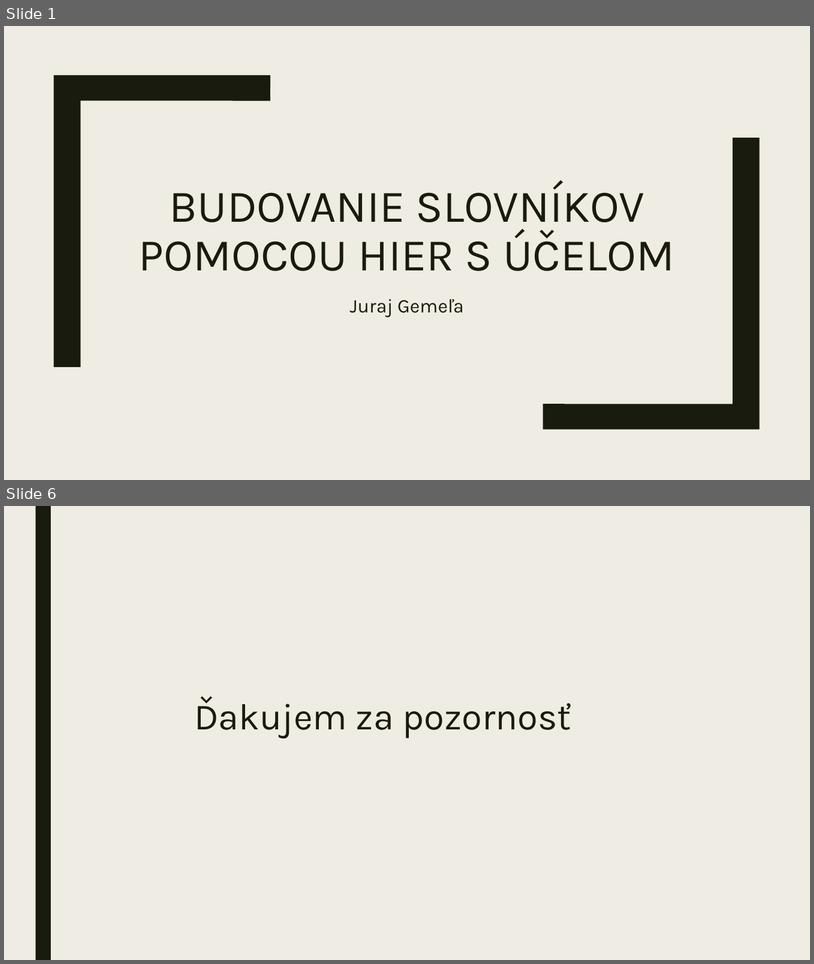
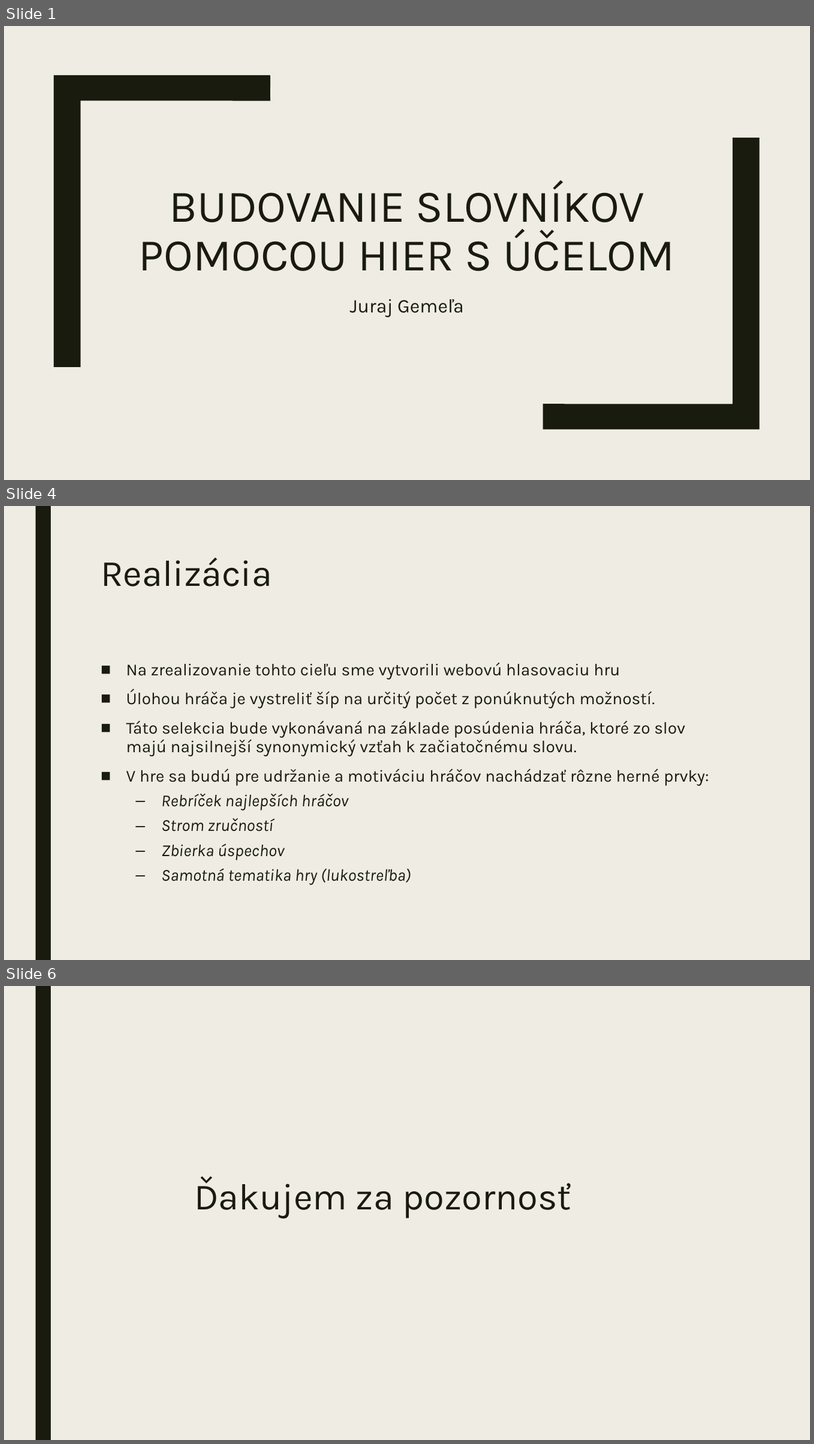
Before and after one commit to xgemelaj/Bakalarka, a slide deck: Práca/Budovanie slovníkov pomocou hier s účelom.pptx. Shown one above the other, each under a label of ours: slides 1 and 6 before the commit, slides 1, 4 and 6 after it; the slides between them are not shown. The pictures are 814x964 and 814x1444 pixels, drawn with LibreOffice and Linux fonts; fonts in the diff are those of the drawing. Boxes give left, top, right and bottom in pixels: in the first picture for what was removed or moved away, otherwise in the second. Text is boxed around its words. In the diff, an @@ line names an element or a change of style, - is before the commit and + after.

```diff
--- a/Práca/Budovanie slovníkov pomocou hier s účelom.pptx
+++ b/Práca/Budovanie slovníkov pomocou hier s účelom.pptx
@@ slide 4 added at (4,506,810,960), background #EFEDE3; not listed: 1 template element that a slide beside it also shows @@
@@ title added at (101,558,272,586), 44 pt, text #191B0E @@
+Realizácia
@@ text added at (126,663,709,885), 20 pt, text #191B0E @@
+■ Na zrealizovanie tohto cieľu sme vytvorili webovú hlasovaciu hru
+■ Úlohou hráča je vystreliť šíp na určitý počet z ponúknutých možností.
+■ Táto selekcia bude vykonávaná na základe posúdenia hráča, ktoré zo slov majú najsilnejší synonymický vzťah k začiatočnému slovu.
+■ V hre sa budú pre udržanie a motiváciu hráčov nachádzať rôzne herné prvky:
+  – Rebríček najlepších hráčov
+  – Strom zručností
+  – Zbierka úspechov
+  – Samotná tematika hry (lukostreľba)
```
Also in this commit, not shown: 2 slides changed, 1 other slide added, 2 slides removed, 16 other files.
